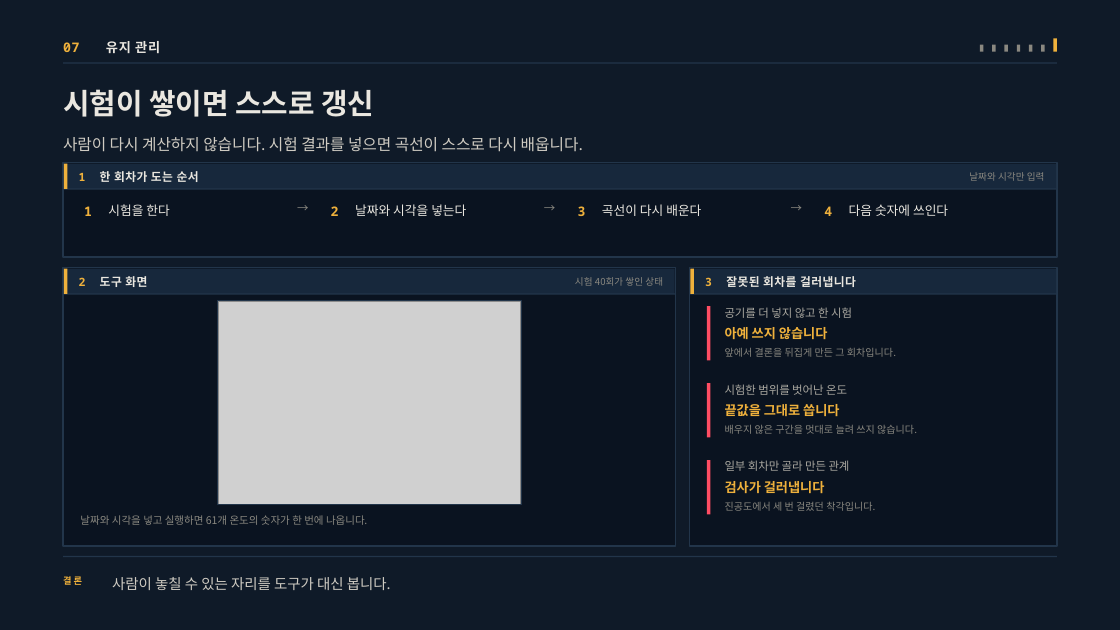
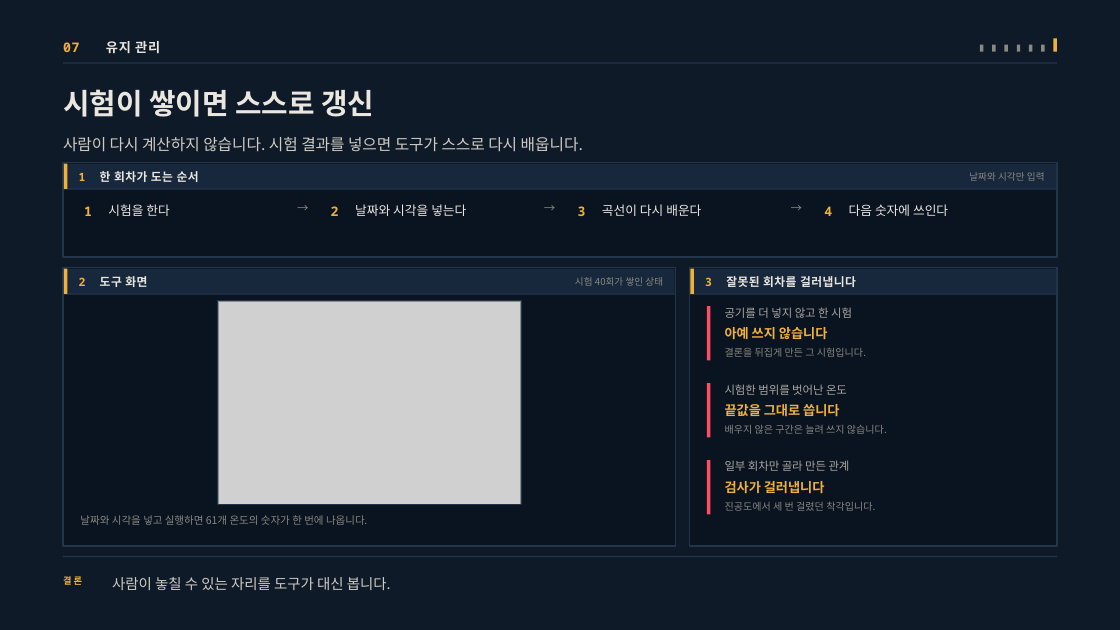
Before and after one commit to jooh-ai/Narae-AI, a slide deck: slide 10 of docs/ppt/위례_공급가능용량_최종발표_v3.pptx. Drawn at 1120x630 pixels with LibreOffice and Linux fonts; fonts in the diff are those of the drawing; grey boxes stand for pictures. Boxes give left, top, right and bottom in pixels: in the first picture for what was removed or moved away, otherwise in the second. Text is boxed around its words. In the diff, an @@ line names an element or a change of style, - is before the commit and + after.

```diff
--- a/docs/ppt/위례_공급가능용량_최종발표_v3.pptx
+++ b/docs/ppt/위례_공급가능용량_최종발표_v3.pptx
@@ text at (x1=63, y1=137, x2=583, y2=152): text changed @@
-사람이 다시 계산하지 않습니다. 시험 결과를 넣으면 곡선이 스스로 다시 배웁니다.
+사람이 다시 계산하지 않습니다. 시험 결과를 넣으면 도구가 스스로 다시 배웁니다.
@@ text at (x1=725, y1=348, x2=866, y2=357): text changed @@
-앞에서 결론을 뒤집게 만든 그 회차입니다.
+결론을 뒤집게 만든 그 시험입니다.
@@ text at (x1=725, y1=425, x2=887, y2=434): text changed @@
-배우지 않은 구간을 멋대로 늘려 쓰지 않습니다.
+배우지 않은 구간은 늘려 쓰지 않습니다.
```
Also in this commit, not shown: 8 other slides changed, 11 other files.
